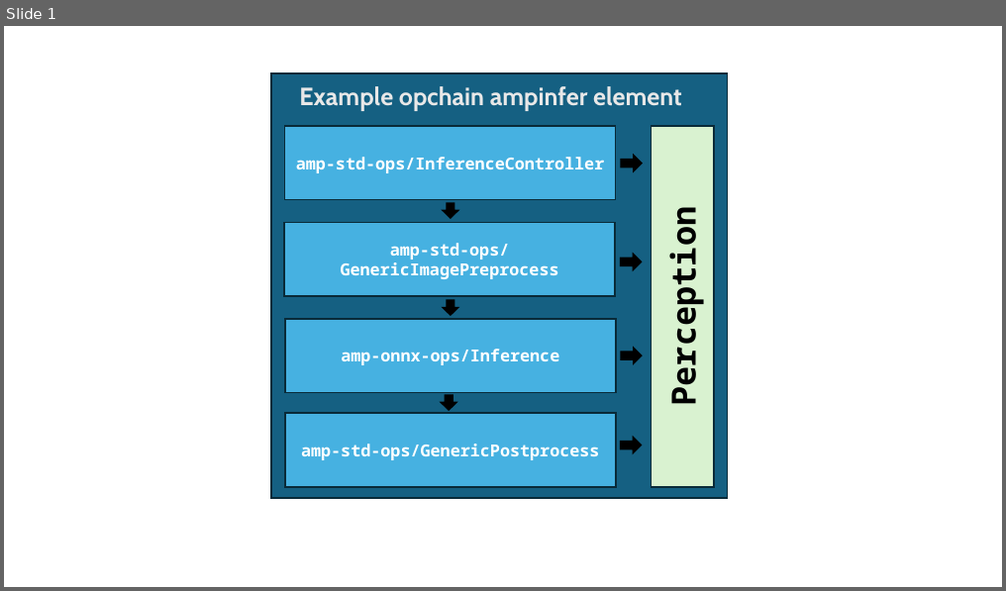
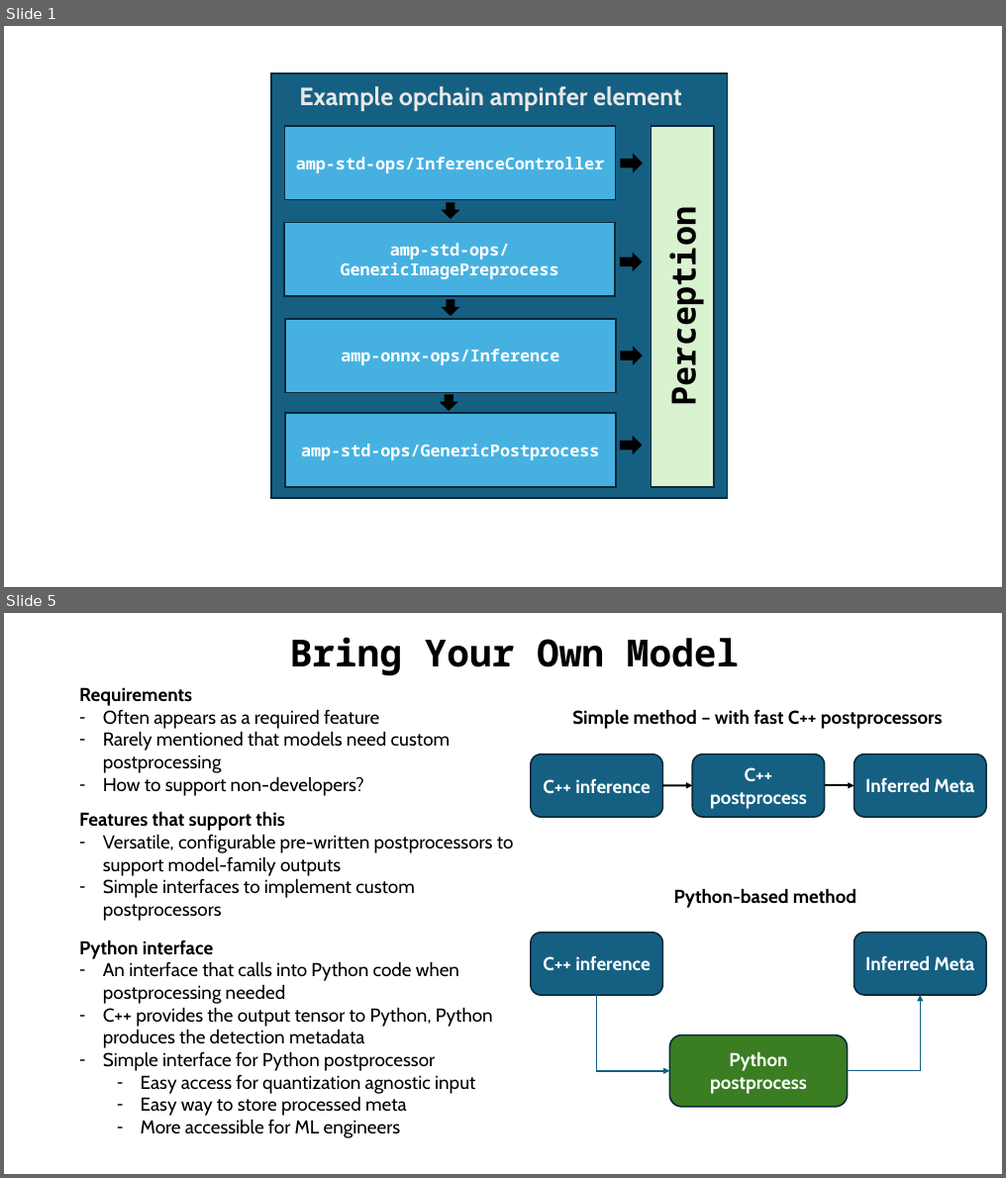
Before and after one commit to arm/open-perception-kit, a slide deck: docs/helper-slides.pptx. Shown one above the other, each under a label of ours: slide 1 before the commit, slides 1 and 5 after it; the slides between them are not shown. The pictures are 1006x591 and 1006x1178 pixels, drawn with LibreOffice and Linux fonts; fonts in the diff are those of the drawing. Boxes give left, top, right and bottom in pixels: in the first picture for what was removed or moved away, otherwise in the second. Text is boxed around its words. In the diff, an @@ line names an element or a change of style, - is before the commit and + after.

Commit message:
fp16 image tensor generation, docs

```diff
--- a/docs/helper-slides.pptx
+++ b/docs/helper-slides.pptx
@@ slide 5 added at (4,613,1002,1174), background #FFFFFF @@
@@ text added at (290,637,739,676), 36 pt, text #000000, bold @@
+Bring Your Own Model
@@ text added at (79,687,450,796), 18 pt, text #000000 @@
+Requirements
+– Often appears as a required feature
+– Rarely mentioned that models need custom postprocessing
+– How to support non-developers?
@@ text added at (572,709,943,729), 18 pt, text #000000, bold @@
+Simple method – with fast C++ postprocessors
@@ rounded rectangle added at (531,755,663,817), fill #156082, outline #092A39 1.5 pt, 18 pt, text #FFFFFF, bold @@
+C++ inference
@@ rounded rectangle added at (693,755,826,817), fill #156082, outline #092A39 1.5 pt, 18 pt, text #FFFFFF, bold @@
+C++ postprocess
@@ rounded rectangle added at (854,755,987,817), fill #156082, outline #092A39 1.5 pt, 18 pt, text #FFFFFF, bold @@
+Inferred Meta
@@ arrow added from (662, 786) to (693, 786), #000000 2 pt @@
@@ arrow added from (825, 786) to (854, 786), #000000 2 pt @@
@@ text added at (79,811,514,921), 18 pt, text #000000 @@
+Features that support this
+– Versatile, configurable pre-written postprocessors to support model-family outputs
+– Simple interfaces to implement custom postprocessors
@@ text added at (674,888,856,908), 18 pt, text #000000, bold @@
+Python-based method
@@ rounded rectangle added at (531,933,663,995), fill #156082, outline #092A39 1.5 pt, 18 pt, text #FFFFFF, bold @@
+C++ inference
@@ rounded rectangle added at (854,933,987,995), fill #156082, outline #092A39 1.5 pt, 18 pt, text #FFFFFF, bold @@
+Inferred Meta
@@ text added at (79,940,493,1139), 18 pt, text #000000 @@
+Python interface
+– An interface that calls into Python code when postprocessing needed
+– C++ provides the output tensor to Python, Python produces the detection metadata
+– Simple interface for Python postprocessor
+  – Easy access for quantization agnostic input
+  – Easy way to store processed meta
+  – More accessible for ML engineers
@@ elbow arrow added from (597, 995) to (669, 1071), #156082 1.5 pt @@
@@ elbow arrow added from (846, 1071) to (921, 995), #156082 1.5 pt @@
@@ rounded rectangle added at (669,1035,846,1107), fill #3B7D23, outline #092A39 1.5 pt, 18 pt, text #FFFFFF, bold @@
+Python postprocess
```
Also in this commit, not shown: 3 other slides added, 12 other files.
